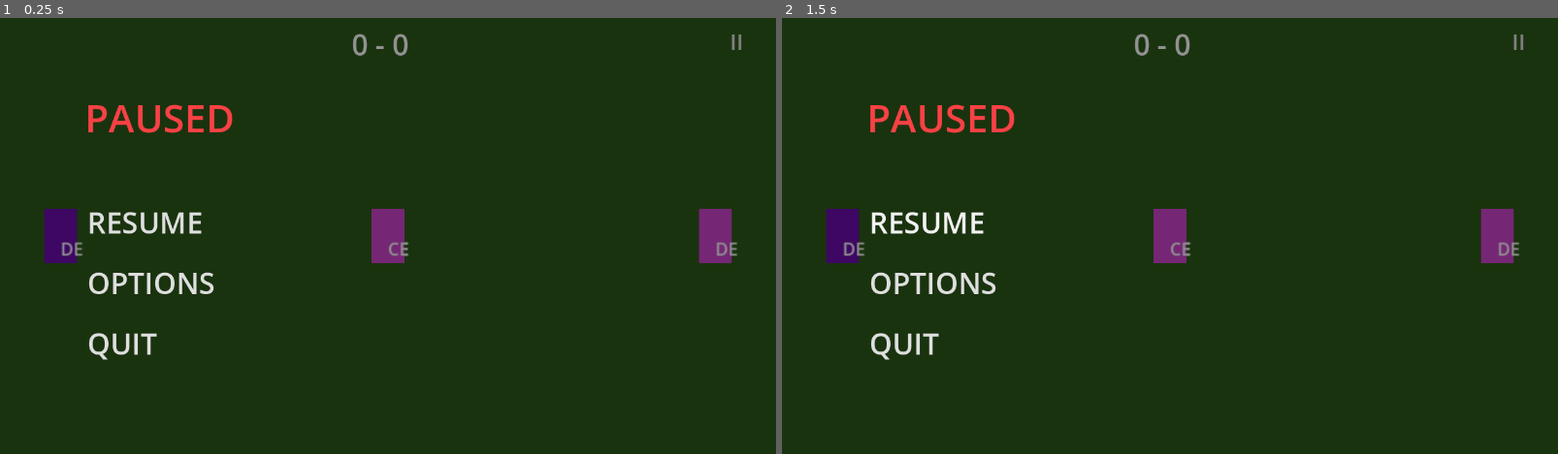
Above: before the commit, frames 1-2 (left to right).
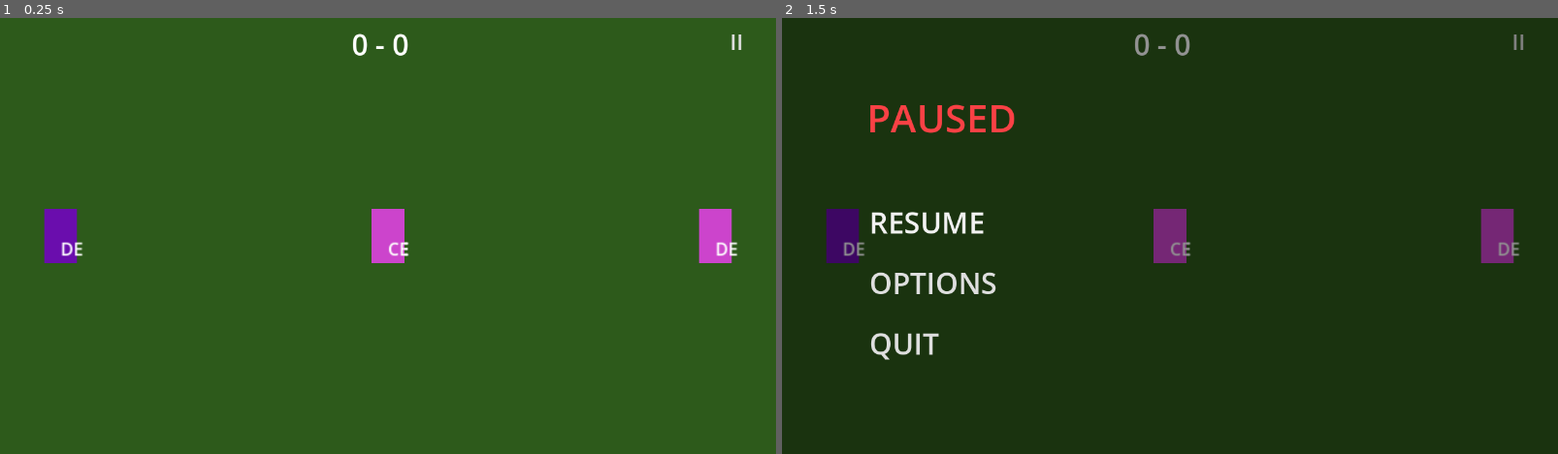
Above: after the commit, the same moments.

Repository: DockerSox/kick-n-catchv3
Game: Godot game, scene res://Scenes/pitch.tscn
Same seed, same stepped clock (60 frames per second), same inputs: the game is played once before the commit and once after it. This scene is started directly instead of the project's main scene.
Inputs (mouse positions are in pixels of both pictures, inside the frame that each line leads up to):
- Up to frame 1 (0.25 s): no input
- Up to frame 2 (1.5 s): click "II" at 0.5 s; click (929, 222) at 1.25 s, where only the run before the commit has a clickable "RESUME"

The runs differ from the first frame. In frame 1, 100% of the frame differs, in the area x 0-100%, y 0-100%; in frame 2, nothing differs.
Error before the commit: Invalid access to property or key 'pressed' on a base object of type 'null instance'. (res://Scripts/pitch.gd:56)
Error after the commit: Invalid call. Nonexistent function 'activate' in base 'Node2D'. (res://Scripts/pitch.gd:90)

Commit message:
quick fixes

Diff:
--- a/Scenes/pitch.tscn
+++ b/Scenes/pitch.tscn
@@ -106,6 +106,7 @@
 flat = true
 
 [node name="PauseMenu" type="Control" parent="UI" unique_id=1056638519]
+visible = false
 layout_mode = 3
 anchors_preset = 0
 offset_right = 40.0
--- a/Scripts/pitch.gd
+++ b/Scripts/pitch.gd
@@ -5,7 +5,7 @@
 @onready var units_b: Node2D = $UnitsB
 @onready var crosshair: Node2D = $Crosshair
 @onready var score_label: Label = $UI/ScoreLabel
-@onready var pause_menu: Control = $PauseMenu
+@onready var pause_menu: Control = $UI/PauseMenu
 @onready var camera: Camera2D = $Camera2D
 @onready var goal_square_a: ColorRect = $GoalSquareA
 @onready var goal_square_b: ColorRect = $GoalSquareB
@@ -44,17 +44,17 @@
 
 	# Position all units
 	for unit in all_units_a:
-		unit.position = POSITIONS_A.get(unit.role, Vector2(800, 1200))
+		unit.position = POSITIONS_A.get(unit.role, Vector2(1200, 450))
 	for unit in units_b.get_children():
-		unit.position = POSITIONS_B.get(unit.role, Vector2(800, 1200))
+		unit.position = POSITIONS_B.get(unit.role, Vector2(1200, 450))
 
 	# Set goalie constraints
 	_set_goalie_bounds()
 
 	# Connect pause button
 	$UI/PauseButton.pressed.connect(_on_pause)
-	$PauseMenu/ResumeButton.pressed.connect(_on_resume)
-	$PauseMenu/QuitButton.pressed.connect(_on_quit)
+	$UI/PauseMenu/ResumeButton.pressed.connect(_on_resume)
+	$UI/PauseMenu/QuitButton.pressed.connect(_on_quit)
 
 	# Determine attacking team from GameState
 	attacking_team = GameState.attacking_team if GameState.attacking_team != "" else "A"
